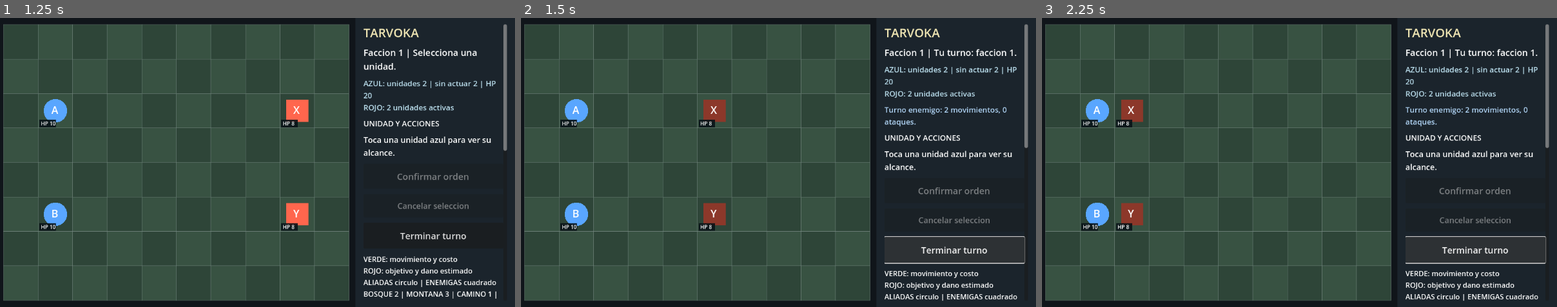
Above: before the commit, frames 1-3 (left to right).
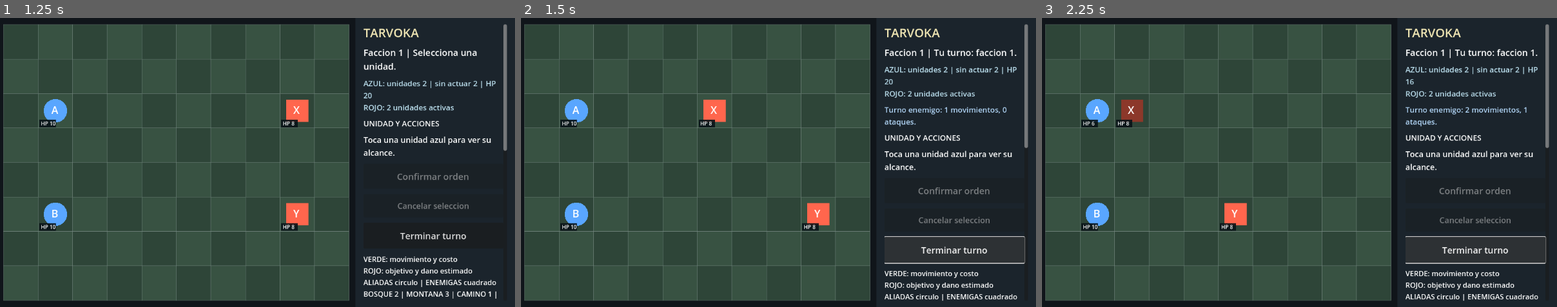
Above: after the commit, the same moments.

Repository: edwinrodri12/Tarvoka
Game: Godot game, scene res://scenes/Main.tscn
Same seed, same stepped clock (60 frames per second), same inputs: the game is played once before the commit and once after it.
Inputs (mouse positions are in pixels of both pictures, inside the frame that each line leads up to):
- Up to frame 1 (1.25 s): tap Enter at 0.5 s; drag from (175, 162) to (309, 98) at 0.52 s
- Up to frame 2 (1.5 s): click "Terminar turno" at 1.25 s
- Up to frame 3 (2.25 s): click "Terminar turno" at 2 s

Frame 1 is identical in both runs. In frame 2, 1.1% of the frame differs, in the area x 34-83%, y 28-74%; in frame 3, 0.8%.

Commit message:
feat(combat): allow post-move attack using independent min/max range

Diff:
--- a/scripts/core/MoveActions.gd
+++ b/scripts/core/MoveActions.gd
@@ -4,7 +4,7 @@
 const Rules = preload("res://scripts/core/Rules.gd")
 const Turns = preload("res://scripts/core/Turns.gd")
 
-# Immutable movement action. Moving consumes the unit's action for this turn.
+# Immutable movement action. Relocation is once per turn; it does NOT consume a subsequent attack.
 static func move(units: Array, unit_id: String, destination: Vector2i, faction: int, terrain: Array) -> Dictionary:
     var rejected := {"valid": false, "units": units.duplicate(true)}
     if not Rules.inside(destination) or unit_id.is_empty():
@@ -31,7 +31,7 @@
     if moving_index < 0:
         return rejected
     var mover: Dictionary = result[moving_index]
-    if not Turns.can_act(mover, faction) or destination == mover.get("pos"):
+    if not Turns.can_move(mover, faction) or destination == mover.get("pos"):
         return rejected
     if destination in occupied:
         return rejected
@@ -43,5 +43,5 @@
     if not reachable.has(destination):
         return rejected
     mover["pos"] = destination
-    mover["acted"] = true
+    mover["moved"] = true
     return {"valid": true, "units": result, "cost": reachable[destination]}
